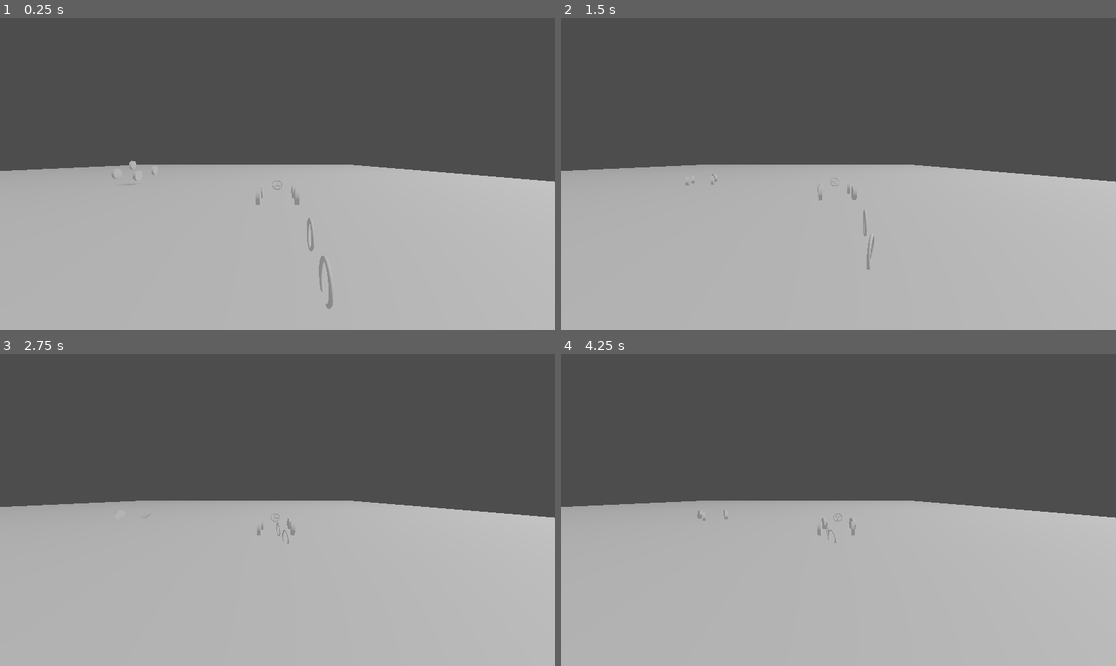
Above: before the commit, frames 1-4 (two rows, left to right).
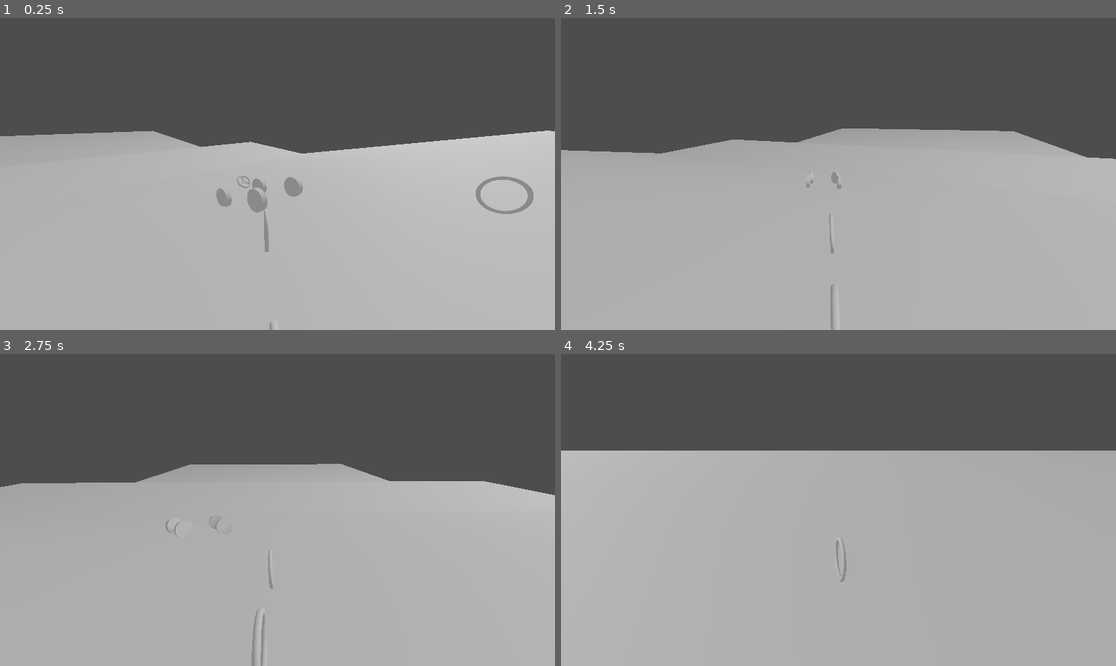
Above: after the commit, the same moments.

Repository: Lievven/connections
Game: Godot game, scene res://test_scene.tscn
Same seed, same stepped clock (60 frames per second), same inputs: the game is played once before the commit and once after it.
Inputs (mouse positions are in pixels of both pictures, inside the frame that each line leads up to):
- Up to frame 1 (0.25 s): no input
- Up to frame 2 (1.5 s): move the mouse to (960, 158) at 0.52 s; hold Right 0.53-1.28 s; move the mouse to (727, 189) at 1.27 s; hold Down (ui_down) from 1.28 s (still down)
- Up to frame 3 (2.75 s): move the mouse to (333, 441) at 2.02 s; release Down (ui_down) at 2.03 s; hold Right from 2.03 s (still down)
- Up to frame 4 (4.25 s): move the mouse to (810, 572) at 2.77 s; release Right at 2.78 s; hold Space (accelerate) 2.78-3.53 s; move the mouse to (1005, 556) at 3.52 s; hold Left from 3.53 s (still down)

The runs differ from the first frame. In frame 1, 10% of the frame differs, in the area x 0-100%, y 36-100%; in frame 2, 9.1%; in frame 3, 9.3%; in frame 4, 18%, in the area x 0-100%, y 30-74%.

Commit message:
Added Bikes, Cars, simple controls, Bikes following Paths

Diff:
--- a/bike.tscn
+++ b/bike.tscn
@@ -10,31 +10,28 @@
 outer_radius = 0.49
 
 [node name="Bike" type="VehicleBody3D" unique_id=469826072]
-axis_lock_angular_x = true
-axis_lock_angular_z = true
-mass = 20.0
 script = ExtResource("1_77p72")
+motor_force = 200.0
 
 [node name="CollisionShape3D" type="CollisionShape3D" parent="." unique_id=121972741]
-transform = Transform3D(1, 0, 0, 0, 1, 0, 0, 0, 1, 1.4901161e-08, 0.25, -0.5)
+transform = Transform3D(1, 0, 0, 0, 1, 0, 0, 0, 1, 1.4901161e-08, 0.45, 0)
 shape = SubResource("BoxShape3D_jymcu")
 
 [node name="VehicleWheel3D" type="VehicleWheel3D" parent="." unique_id=842735571]
-transform = Transform3D(1, 0, 0, 0, 1, 0, 0, 0, 1, 0, 0, 0.5)
-use_as_traction = true
+transform = Transform3D(1, 0, 0, 0, 1, 0, 0, 0, 1, 0, 0.2, 1)
 use_as_steering = true
-wheel_roll_influence = 1.0
-suspension_stiffness = 40.0
+wheel_friction_slip = 10000.0
+suspension_stiffness = 100.0
 
 [node name="MeshInstance3D" type="MeshInstance3D" parent="VehicleWheel3D" unique_id=1055664015]
 transform = Transform3D(-4.371139e-08, 1, 0, -1, -4.371139e-08, 0, 0, 0, 1, 0, 0, 0)
 mesh = SubResource("TorusMesh_jymcu")
 
 [node name="VehicleWheel3D2" type="VehicleWheel3D" parent="." unique_id=982171819]
-transform = Transform3D(1, 0, 0, 0, 1, 0, 0, 0, 1, 0, 0, -1.5)
+transform = Transform3D(1, 0, 0, 0, 1, 0, 0, 0, 1, 0, 0.2, -1)
 use_as_traction = true
-wheel_roll_influence = 1.0
-suspension_stiffness = 40.0
+wheel_friction_slip = 10000.0
+suspension_stiffness = 100.0
 
 [node name="MeshInstance3D" type="MeshInstance3D" parent="VehicleWheel3D2" unique_id=1762386422]
 transform = Transform3D(-4.371139e-08, 1, 0, -1, -4.371139e-08, 0, 0, 0, 1, 0, 0, 0)
--- /dev/null
+++ b/character_bike.gd
@@ -0,0 +1,55 @@
+class_name CharacterBike
+extends CharacterBody3D
+
+@export var target_path: Path3D
+var target_index = 0
+var curve
+var target
+
+
+func _ready() -> void:
+	target_path
+	curve = target_path.curve.get_baked_points()
+	target = curve[0]
+
+
+func _process(delta: float) -> void:
+	if not target:
+		return
+	var dist = target - position
+	dist.y = 0
+	if dist.length() < 1:
+		target_index += 1
+		print(target_index)
+		if curve.size() > target_index:
+			target = curve[target_index]
+		else:
+			target = null
+
+
+
+func _physics_process(delta: float) -> void:
+	velocity = get_gravity()
+	if Input.is_key_pressed(KEY_LEFT):
+		rotate_y(3 * delta)
+	if Input.is_key_pressed(KEY_RIGHT):
+		rotate_y(-3 * delta)
+	if Input.is_key_pressed(KEY_UP):
+		velocity += basis.x * 5
+	if Input.is_key_pressed(KEY_DOWN):
+		velocity -= basis.x * 5
+
+	if target:
+		var target_direction = global_position.direction_to(target)
+		target_direction.y = 0
+		var target_angle = Vector3(1, 0, 0).signed_angle_to(target_direction, Vector3.UP)
+		target_angle = rotation.y - target_angle
+		rotate_y(-3 * delta * clampf(target_angle, -1, 1))
+
+		var target_horizontal = target - position
+		target_horizontal.y = 0
+		target_horizontal = target_horizontal.normalized()
+		velocity += target_horizontal * 5
+
+	if not Input.is_key_pressed(KEY_SPACE):
+		move_and_slide()
--- /dev/null
+++ b/character_bike.tscn
@@ -0,0 +1,72 @@
+[gd_scene format=3 uid="uid://d15y0x3eg26qp"]
+
+[ext_resource type="Script" uid="uid://bi3kojg1717p4" path="res://character_bike.gd" id="1_42rb3"]
+
+[sub_resource type="CapsuleShape3D" id="CapsuleShape3D_4js54"]
+
+[sub_resource type="PhysicsMaterial" id="PhysicsMaterial_42rb3"]
+friction = 0.0
+
+[sub_resource type="BoxShape3D" id="BoxShape3D_4js54"]
+size = Vector3(3, 1, 1)
+
+[sub_resource type="CylinderShape3D" id="CylinderShape3D_4js54"]
+height = 0.2
+
+[sub_resource type="TorusMesh" id="TorusMesh_42rb3"]
+inner_radius = 0.4
+outer_radius = 0.49
+
+[node name="CharacterBike" type="CharacterBody3D" unique_id=236253620]
+script = ExtResource("1_42rb3")
+
+[node name="CollisionShape3D" type="CollisionShape3D" parent="." unique_id=857777649]
+shape = SubResource("CapsuleShape3D_4js54")
+
+[node name="Generic6DOFJoint3D" type="Generic6DOFJoint3D" parent="." unique_id=344572247]
+transform = Transform3D(1, 0, 0, 0, 1, 0, 0, 0, 1, 0, 1.2, 0)
+node_a = NodePath("..")
+node_b = NodePath("RigidBody3D")
+linear_limit_y/upper_distance = 10.0
+linear_limit_y/lower_distance = -10.0
+linear_limit_y/softness = 16.0
+linear_limit_y/restitution = 7.08
+linear_limit_y/damping = 5.88
+angular_limit_x/upper_angle = 0.34906584
+angular_limit_x/lower_angle = -0.34906584
+angular_limit_x/softness = 2.05
+angular_limit_z/upper_angle = 0.7853982
+angular_limit_z/lower_angle = -0.7853982
+angular_limit_z/softness = 16.0
+angular_limit_z/restitution = 3.76
+angular_limit_z/damping = 5.21
+angular_spring_x/enabled = true
+angular_spring_x/stiffness = 100000.0
+angular_spring_x/damping = 1.0
+
+[node name="RigidBody3D" type="RigidBody3D" parent="Generic6DOFJoint3D" unique_id=1818026859]
+transform = Transform3D(1, 0, 0, 0, 1, 0, 0, 0, 1, -0.1, 1.7, 0)
+disable_mode = 2
+mass = 400.0
+physics_material_override = SubResource("PhysicsMaterial_42rb3")
+gravity_scale = 10.0
+inertia = Vector3(5000, 5000, 5000)
+
+[node name="CollisionShape3D" type="CollisionShape3D" parent="Generic6DOFJoint3D/RigidBody3D" unique_id=1934839079]
+shape = SubResource("BoxShape3D_4js54")
+
+[node name="Wheel" type="CollisionShape3D" parent="Generic6DOFJoint3D/RigidBody3D" unique_id=1562150890]
+transform = Transform3D(1, 0, 0, 0, 0, -1.0000001, 0, 1.0000001, 0, -1.4, -0.6, 0)
+shape = SubResource("CylinderShape3D_4js54")
+
+[node name="MeshInstance3D" type="MeshInstance3D" parent="Generic6DOFJoint3D/RigidBody3D/Wheel" unique_id=2007844725]
+transform = Transform3D(-1, -8.742278e-08, 0, 8.742278e-08, -1, 0, 0, 0, 1, 0, 0, 0)
+mesh = SubResource("TorusMesh_42rb3")
+
+[node name="Wheel2" type="CollisionShape3D" parent="Generic6DOFJoint3D/RigidBody3D" unique_id=288861534]
+transform = Transform3D(1, 0, 0, 0, 0, -1.0000001, 0, 1.0000001, 0, 1.5000001, -0.6, 0)
+shape = SubResource("CylinderShape3D_4js54")
+
+[node name="MeshInstance3D" type="MeshInstance3D" parent="Generic6DOFJoint3D/RigidBody3D/Wheel2" unique_id=43024694]
+transform = Transform3D(-1, -8.742278e-08, 0, 8.742278e-08, -1, 0, 0, 0, 1, 0, 0, 0)
+mesh = SubResource("TorusMesh_42rb3")
--- a/test_scene.tscn
+++ b/test_scene.tscn
@@ -4,6 +4,7 @@
 [ext_resource type="PackedScene" uid="uid://bv6dy8wlbfkvf" path="res://car_physics.tscn" id="2_ia1lp"]
 [ext_resource type="PackedScene" uid="uid://c4845dvr05npt" path="res://vehicle_body.tscn" id="3_sasra"]
 [ext_resource type="PackedScene" uid="uid://w6slt0xag2uf" path="res://bike.tscn" id="4_coq8p"]
+[ext_resource type="PackedScene" uid="uid://d15y0x3eg26qp" path="res://character_bike.tscn" id="5_2nij2"]
 
 [sub_resource type="BoxShape3D" id="BoxShape3D_6adnx"]
 size = Vector3(100, 14, 100)
@@ -15,25 +16,68 @@
 ambient_light_source = 3
 ambient_light_color = Color(1, 1, 1, 1)
 
+[sub_resource type="Curve3D" id="Curve3D_2nij2"]
+bake_interval = 2.0
+_data = {
+"points": PackedVector3Array(0, 0, 0, 0, 0, 0, 0, 0, 32, 0, 0, 0, 0, 0, 0, -32, 0, 7, 0, 0, 0, 0, 0, 0, 18, 0, -18, 0, 0, 0, 0, 0, 0, 0, 0, -41, 0, 0, 0, 0, 0, 0, 40, -2, -66, 0, 0, 0, 0, 0, 0, -29, 0, -93),
+"tilts": PackedFloat32Array(0, 0, 0, 0, 0, 0)
+}
+point_count = 6
+
 [node name="Node3D" type="Node3D" unique_id=858228603]
 
-[node name="StaticBody3D" type="StaticBody3D" parent="." unique_id=432973177]
+[node name="Node3D" type="Node3D" parent="." unique_id=1863484585]
+
+[node name="StaticBody3D" type="StaticBody3D" parent="Node3D" unique_id=432973177]
 transform = Transform3D(1, 0, 0, 0, 1, 0, 0, 0, 1, 0, -13.878768, 0)
 
-[node name="CollisionShape3D" type="CollisionShape3D" parent="StaticBody3D" unique_id=288261077]
+[node name="CollisionShape3D" type="CollisionShape3D" parent="Node3D/StaticBody3D" unique_id=288261077]
 transform = Transform3D(1, 0, 0, 0, 1, 0, 0, 0, 1, -0.0043615103, 0, 0)
 shape = SubResource("BoxShape3D_6adnx")
 debug_color = Color(0, 0.6, 0.7, 0.42)
 
-[node name="StaticBody3D2" type="StaticBody3D" parent="." unique_id=866069897]
+[node name="StaticBody3D2" type="StaticBody3D" parent="Node3D" unique_id=866069897]
 transform = Transform3D(1, 0, 0, 0, 0.9826969, 0.18522072, 0, -0.18522072, 0.9826969, 0, 0, 0)
 
-[node name="CollisionShape3D" type="CollisionShape3D" parent="StaticBody3D2" unique_id=671688136]
+[node name="CollisionShape3D" type="CollisionShape3D" parent="Node3D/StaticBody3D2" unique_id=671688136]
 transform = Transform3D(1, 0, 0, 0, 1, 1.4901161e-07, 0, -1.4901161e-07, 1, -0.004, -7, 0)
 shape = SubResource("BoxShape3D_6adnx")
 debug_color = Color(0, 0.6, 0.7, 0.42)
 
-[node name="MeshInstance3D" type="MeshInstance3D" parent="StaticBody3D2" unique_id=970869430]
+[node name="MeshInstance3D" type="MeshInstance3D" parent="Node3D/StaticBody3D2" unique_id=970869430]
+mesh = SubResource("PlaneMesh_ia1lp")
+
+[node name="StaticBody3D4" type="StaticBody3D" parent="Node3D" unique_id=2022522659]
+transform = Transform3D(1, 0, 0, 0, 0.9826969, 0.18522072, 0, -0.18522072, 0.9826969, 0, -5.485121, -56.93723)
+
+[node name="CollisionShape3D" type="CollisionShape3D" parent="Node3D/StaticBody3D4" unique_id=1505137275]
+transform = Transform3D(1, 0, 0, 0, 1, 1.4901161e-07, 0, -1.4901161e-07, 1, -0.004, -7, 0)
+shape = SubResource("BoxShape3D_6adnx")
+debug_color = Color(0, 0.6, 0.7, 0.42)
+
+[node name="MeshInstance3D" type="MeshInstance3D" parent="Node3D/StaticBody3D4" unique_id=2028021819]
+mesh = SubResource("PlaneMesh_ia1lp")
+
+[node name="StaticBody3D3" type="StaticBody3D" parent="Node3D" unique_id=1136153465]
+transform = Transform3D(1, 0, 0, 0, 0.99715096, -0.07543121, 0, 0.07543121, 0.99715096, 0, 0, 42)
+
+[node name="CollisionShape3D" type="CollisionShape3D" parent="Node3D/StaticBody3D3" unique_id=1731032145]
+transform = Transform3D(1, 0, 0, 0, 1, 1.4901161e-07, 0, -1.4901161e-07, 1, -0.004, -7, 0)
+shape = SubResource("BoxShape3D_6adnx")
+debug_color = Color(0, 0.6, 0.7, 0.42)
+
+[node name="MeshInstance3D" type="MeshInstance3D" parent="Node3D/StaticBody3D3" unique_id=485716179]
+mesh = SubResource("PlaneMesh_ia1lp")
+
+[node name="StaticBody3D5" type="StaticBody3D" parent="Node3D" unique_id=1084742936]
+transform = Transform3D(1, 0, 0, 0, 0.99715096, -0.07543121, 0, 0.07543121, 0.99715096, 0, 0, -52)
+
+[node name="CollisionShape3D" type="CollisionShape3D" parent="Node3D/StaticBody3D5" unique_id=1140833588]
+transform = Transform3D(1, 0, 0, 0, 1, 1.4901161e-07, 0, -1.4901161e-07, 1, -0.004, -7, 0)
+shape = SubResource("BoxShape3D_6adnx")
+debug_color = Color(0, 0.6, 0.7, 0.42)
+
+[node name="MeshInstance3D" type="MeshInstance3D" parent="Node3D/StaticBody3D5" unique_id=1723058452]
 mesh = SubResource("PlaneMesh_ia1lp")
 
 [node name="CarBody" parent="." unique_id=952131387 instance=ExtResource("1_uhqqe")]
@@ -54,8 +98,16 @@
 [node name="VehicleBody3D" parent="." unique_id=2103107308 instance=ExtResource("3_sasra")]
 transform = Transform3D(-1, 0, -8.742278e-08, 0, 1, 0, 8.742278e-08, 0, -1, 15, 7, 35)
 
-[node name="Camera3D" type="Camera3D" parent="." unique_id=72373042]
-transform = Transform3D(1, 1.7763573e-15, 1.1722509e-07, -3.034009e-08, 0.9659259, 0.25881907, -1.1323075e-07, -0.25881907, 0.9659258, 15, 12, 48)
-
 [node name="Bike" parent="." unique_id=469826072 instance=ExtResource("4_coq8p")]
 transform = Transform3D(1, 0, 0, 0, 1, 0, 0, 0, 1, 16, 9, 44)
+
+[node name="CharacterBike" parent="." unique_id=236253620 node_paths=PackedStringArray("target_path") instance=ExtResource("5_2nij2")]
+transform = Transform3D(1, 0, 0, 0, 1, 0, 0, 0, 1, 12, 9, 41)
+target_path = NodePath("../Path3D")
+
+[node name="Camera3D" type="Camera3D" parent="CharacterBike" unique_id=72373042]
+transform = Transform3D(-4.371139e-08, 0.25881904, -0.9659258, 0, 0.9659258, 0.25881904, 1, 1.131334e-08, -4.222196e-08, -3, 2, 0)
+
+[node name="Path3D" type="Path3D" parent="." unique_id=1838306791]
+transform = Transform3D(1, 0, 0, 0, 1, 0, 0, 0, 1, 0, 11, 0)
+curve = SubResource("Curve3D_2nij2")
--- a/vehicle_body.gd
+++ b/vehicle_body.gd
@@ -27,6 +27,9 @@
 		steering_wheel.global_basis = steering_wheel.global_basis.orthonormalized()
 		steering_wheel.global_rotate(steering_wheel.global_basis.y, (steering - current_rotation) * 3)
 		current_rotation = steering
+	else:
+		var z_rotation = global_rotation_degrees.z
+		apply_torque(Vector3(0, 0, clampf(-z_rotation, -10, 10) * 40))
 
 	test_drive(delta)
 
Not shown, added: character_bike.gd.uid
